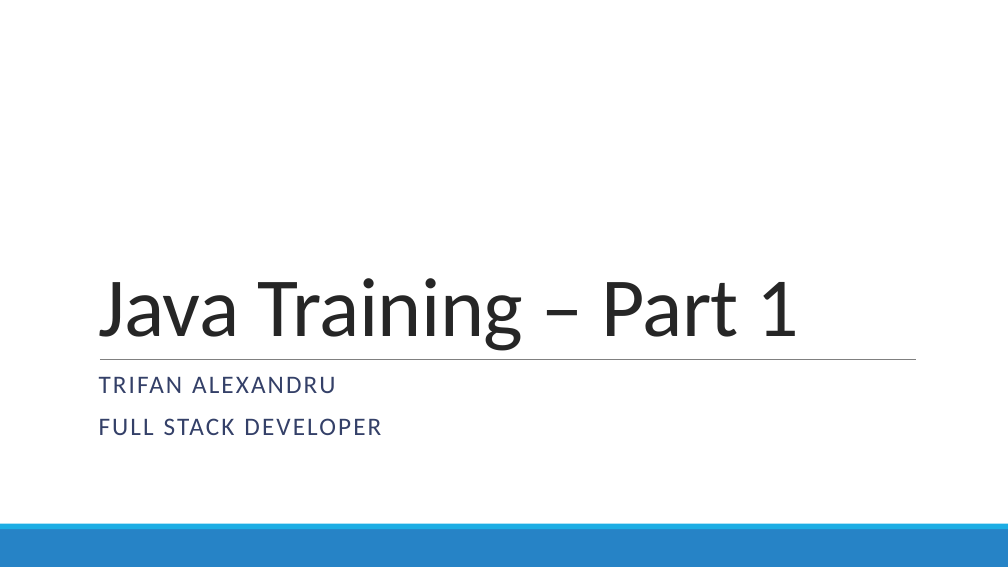
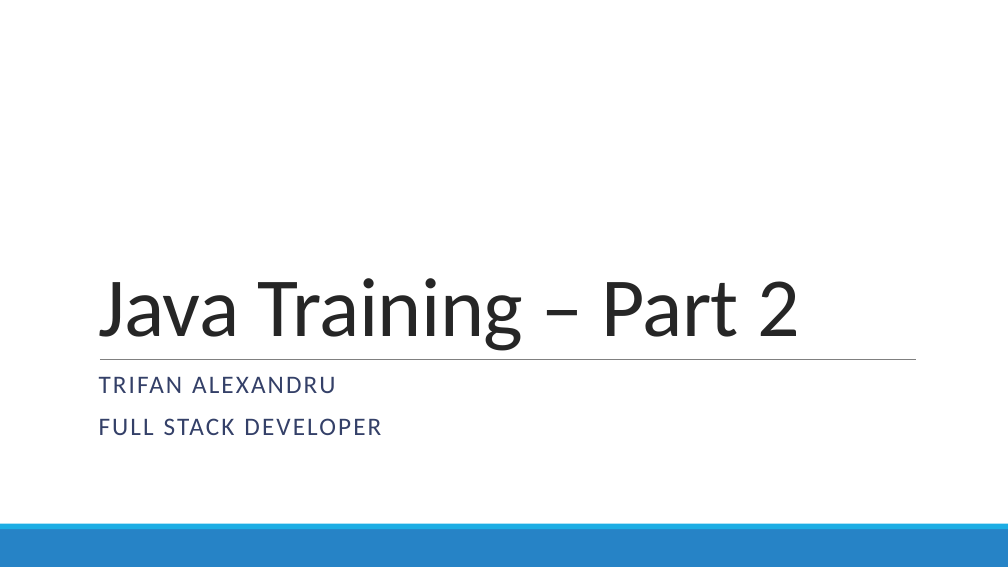
Before and after one commit to atrifan/shield_training, a slide deck: slide 1 of Java Training – Part 1.pptx. Drawn at 1008x567 pixels with LibreOffice and Linux fonts; fonts in the diff are those of the drawing. Boxes give left, top, right and bottom in pixels: in the first picture for what was removed or moved away, otherwise in the second. Text is boxed around its words. In the diff, an @@ line names an element or a change of style, - is before the commit and + after.

Commit message:
finalize training_part2

```diff
--- a/Java Training – Part 1.pptx
+++ b/Java Training – Part 1.pptx
@@ title at (98, 278, 800, 351): text changed @@
-Java Training – Part 1
+Java Training – Part 2
```
Also in this commit, not shown: 1 other slide changed, 1 slide removed, 5 other files.
